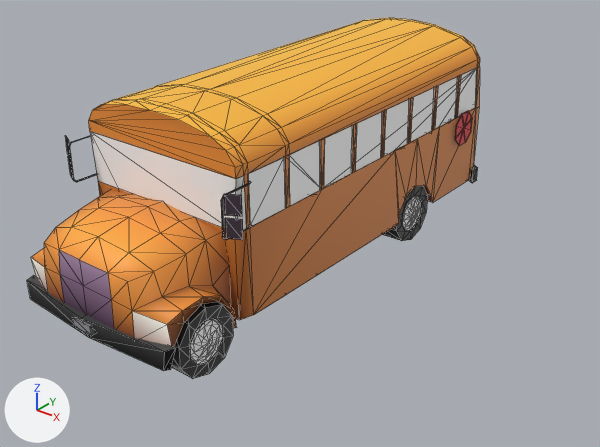
Renders of the glTF model EverythingLibraryBrowser/models/vehicles/vehicles-buses-trains-school-bus/vehicles-buses-trains-school-bus_v1.glb from each side of a commit.
Rendered twice from a 50 mm lens placed at (10.81, -12.83, 8.95), pointed at (1.04, -0.62, 1.39). The axes (+X, +Y, +Z) are drawn at lower left. The lights are the same throughout. The picture after the commit comes second. Mesh edges are drawn as thin lines. Vertices at exactly the same position are counted once.

The scene before the commit, as lines of its bpy script (objects in view):
```python
me_mesh_002 = bpy.data.meshes.new('Mesh.002')
me_mesh_002.from_pydata(...)  # 1153 vertices, 1737 faces; spans x -2.31..2.31, y -5.5..5.5, z 0.0..4.5
# faces by material slot: [1422, 315]
me_mesh_002.materials.append(mat_mat_standard_041)
me_mesh_002.materials.append(mat_mat_refl_017)
ob_school_bus = bpy.data.objects.new('School Bus', me_mesh_002)
ob_school_bus.location = (0.0, 0.0, 0.0)
```
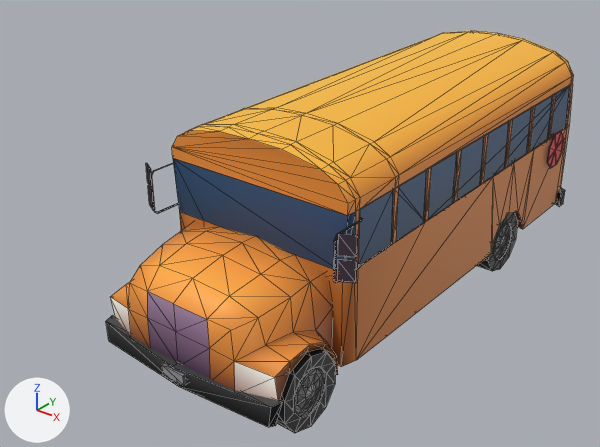
Boxes [x1, y1, x2, y2] around the edits, measured in the pictures (600 x 447 px):
```json
{"object": "School Bus", "change": "reshaped, moved", "before": [27, 18, 480, 379], "after": [173, 85, 571, 417]}
{"object": "School Bus.001", "change": "added", "after": [106, 31, 574, 433]}
{"part": 1, "of": "me_mesh_002", "change": "deleted", "before": [27, 72, 478, 379]}
{"part": 2, "of": "me_mesh_002", "change": "reshaped", "before": [89, 18, 480, 320], "after": [173, 85, 571, 271]}
{"part": 3, "of": "me_mesh_002", "change": "recoloured", "before": [190, 68, 477, 365], "after": [294, 86, 570, 417]}
```

Edits to the scene script, one JSON object a line:
```json
{"block": "me_mesh_002", "where": "# used by ob_school_bus; location = (0.0, 0.0, 0.0)"}
{"op": "remove", "block": "me_mesh_002", "code": "me_mesh_002.from_pydata(...)  # 1153 vertices, 1737 faces; spans x -2.31..2.31, y -5.5..5.5, z 0.0..4.5"}
{"op": "remove", "block": "me_mesh_002", "code": "me_mesh_002.materials.append(mat_mat_standard_041)"}
{"op": "add", "block": "me_mesh_002", "code": "me_mesh_002.from_pydata(...)  # 221 vertices, 315 faces; spans x -1.94..1.93, y -4.66..5.35, z 0.25..3.65"}
{"block": "me_mesh_002", "change": "me_mesh_002 part 1: 49 loose pieces with 740 vertices, spanning x -2.31..2.31, y -5.5..5.5, z 0.0..4.06, are deleted"}
{"block": "me_mesh_002", "change": "me_mesh_002 part 2"}
{"block": "me_mesh_002", "change": "192 vertices are removed from x -1.94..1.93, y -3.53..5.36, z 0.39..4.5"}
{"block": "me_mesh_002", "change": "378 faces are deleted"}
{"block": "me_mesh_002", "change": "23 new faces join them"}
{"block": "me_mesh_002", "change": "me_mesh_002 part 3: 292 kept faces spanning x -1.93..1.91, y -4.66..5.17, z 0.25..3.64 get new vertex colours; the middle colour goes from white #ffffff to grey #777777"}
{"op": "add", "block": "me_mesh_001", "code": ["me_mesh_001 = bpy.data.meshes.new('Mesh.001')", "me_mesh_001.from_pydata(...)  # 932 vertices, 1422 faces; spans x -2.31..2.31, y -5.5..5.5, z 0.0..4.5", "me_mesh_001.materials.append(mat_mat_standard_041)"]}
{"op": "set", "path": "ob_school_bus.location", "old": "(0.0, 0.0, 0.0)", "new": "(2.31, 0.0, 0.0)"}
{"op": "add", "block": "ob_school_bus_001", "code": ["ob_school_bus_001 = bpy.data.objects.new('School Bus.001', me_mesh_001)", "ob_school_bus_001.location = (2.31, 0.0, 0.0)"]}
```
